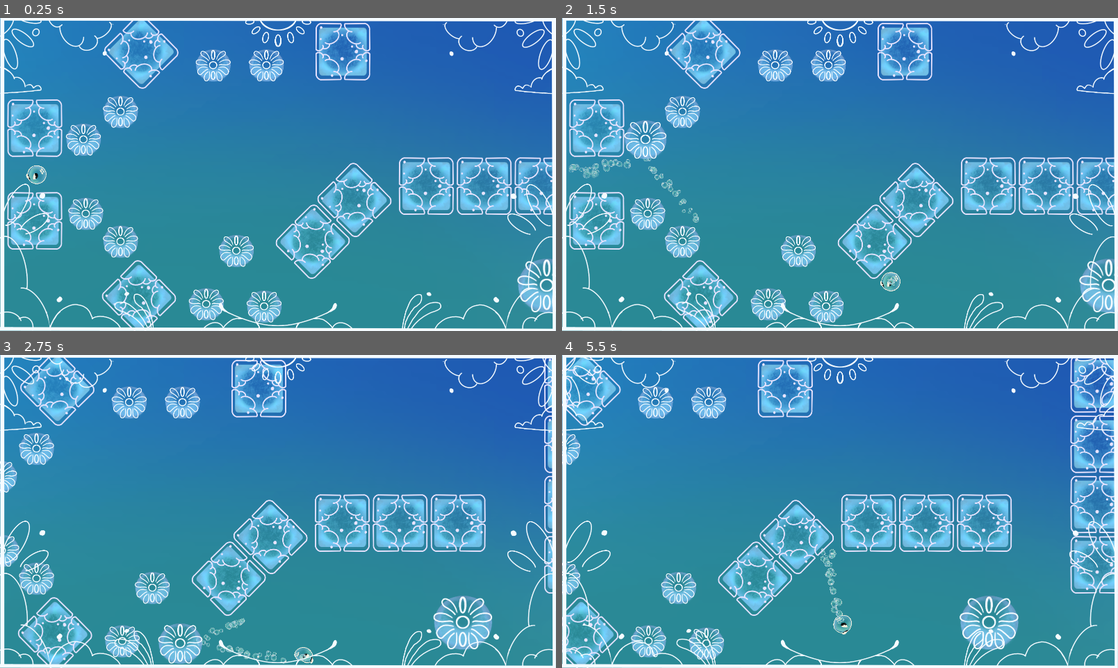
Above: before the commit, frames 1-4 (two rows, left to right).
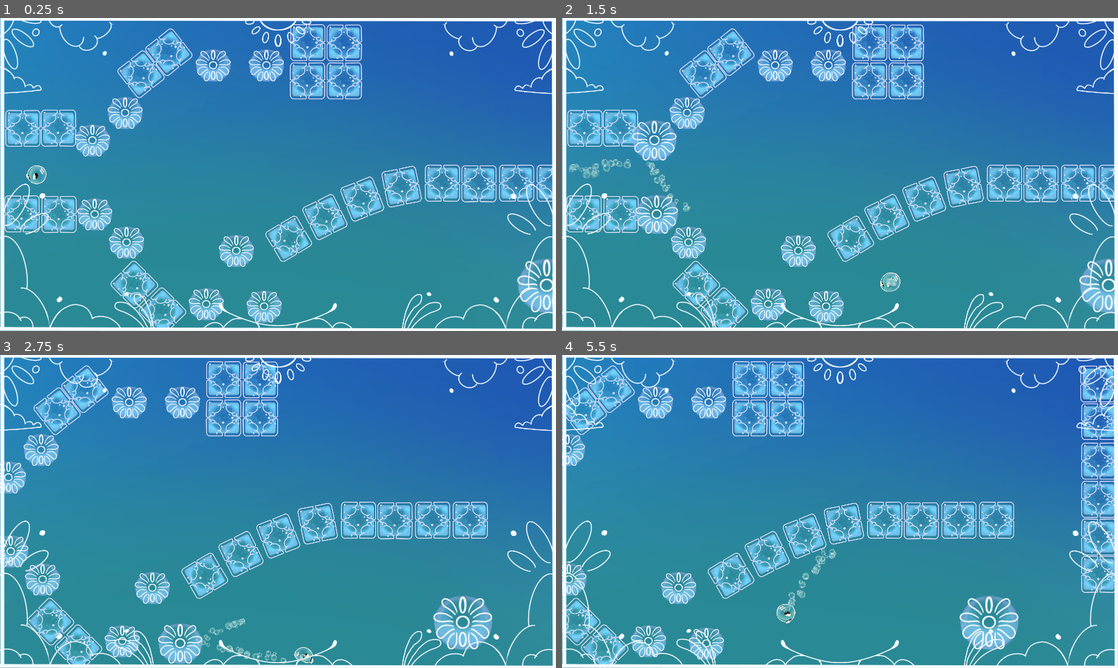
Above: after the commit, the same moments.

Repository: davifarhi/GGJ25-CrashSim-Untitled
Game: Godot game, scene res://scenes/levels/Level2.tscn
Same seed, same stepped clock (60 frames per second), same inputs: the game is played once before the commit and once after it. This scene is started directly instead of the project's main scene.
Inputs (mouse positions are in pixels of both pictures, inside the frame that each line leads up to):
- Up to frame 1 (0.25 s): no input
- Up to frame 2 (1.5 s): tap Enter at 0.5 s; move the mouse to (962, 158) at 0.52 s; click (962, 158) at 0.6 s; move the mouse to (728, 190) at 1.27 s; tap Delete at 1.35 s
- Up to frame 3 (2.75 s): move the mouse to (333, 442) at 2.02 s; click (333, 442) at 2.1 s
- Up to frame 4 (5.5 s): move the mouse to (812, 574) at 2.77 s; tap Delete at 2.85, 4.35 s; move the mouse to (1006, 558) at 3.52 s; click (1006, 558) at 3.6 s; move the mouse to (673, 464) at 4.27 s; tap Space at 5 s; move the mouse to (867, 511) at 5.02 s; click (867, 511) at 5.1 s

The runs differ from the first frame. In frame 1, 17% of the frame differs, in the area x 0-100%, y 0-100%; in frame 2, 17%; in frame 3, 14%; in frame 4, 17%.

Commit message:
Change size of block1 to align with art

Diff:
--- a/ggj-crashsim-untilted/scenes/levels/Level2.tscn
+++ b/ggj-crashsim-untilted/scenes/levels/Level2.tscn
@@ -20,10 +20,17 @@
 [node name="obstacke" type="Node2D" parent="."]
 
 [node name="Block" parent="obstacke" instance=ExtResource("4_pjvsw")]
-position = Vector2(-840, -160)
+position = Vector2(-881, -159)
+
+[node name="Block18" parent="obstacke" instance=ExtResource("4_pjvsw")]
+position = Vector2(-758, -160)
 
 [node name="Block2" parent="obstacke" instance=ExtResource("4_pjvsw")]
-position = Vector2(-480, 424)
+position = Vector2(-496, 380)
+rotation = -0.785398
+
+[node name="Block20" parent="obstacke" instance=ExtResource("4_pjvsw")]
+position = Vector2(-399, 472)
 rotation = -0.785398
 
 [node name="RoundBumper" parent="obstacke" instance=ExtResource("5_nvuq0")]
@@ -42,132 +49,192 @@
 position = Vector2(-40, -376)
 
 [node name="Block3" parent="obstacke" instance=ExtResource("4_pjvsw")]
-position = Vector2(-840, 160)
+position = Vector2(-884, 136)
+
+[node name="Block17" parent="obstacke" instance=ExtResource("4_pjvsw")]
+position = Vector2(-756, 138)
 
 [node name="RoundBumper6" parent="obstacke" instance=ExtResource("5_nvuq0")]
-position = Vector2(-664, 136)
+position = Vector2(-633, 138)
 
 [node name="RoundBumper7" parent="obstacke" instance=ExtResource("5_nvuq0")]
-position = Vector2(-544, 232)
+position = Vector2(-523, 235)
 
 [node name="RoundBumper8" parent="obstacke" instance=ExtResource("5_nvuq0")]
-position = Vector2(-672, -120)
+position = Vector2(-641, -117)
 
 [node name="RoundBumper9" parent="obstacke" instance=ExtResource("5_nvuq0")]
-position = Vector2(-544, -216)
-
-[node name="Block4" parent="obstacke" instance=ExtResource("4_pjvsw")]
-position = Vector2(120, 232)
-rotation = 0.785398
+position = Vector2(-528, -212)
+
+[node name="Block21" parent="obstacke" instance=ExtResource("4_pjvsw")]
+position = Vector2(37, 222)
+rotation = 1.03299
 
 [node name="Block5" parent="obstacke" instance=ExtResource("4_pjvsw")]
-position = Vector2(264, 88)
-rotation = -0.785398
+position = Vector2(162, 147)
+rotation = -0.459445
+
+[node name="Block22" parent="obstacke" instance=ExtResource("4_pjvsw")]
+position = Vector2(291, 85)
+rotation = -0.378036
 
 [node name="Block6" parent="obstacke" instance=ExtResource("4_pjvsw")]
-position = Vector2(512, 40)
+position = Vector2(427, 42)
+rotation = -0.199609
 
 [node name="Block7" parent="obstacke" instance=ExtResource("4_pjvsw")]
-position = Vector2(712, 40)
+position = Vector2(568, 30)
 
 [node name="Block9" parent="obstacke" instance=ExtResource("4_pjvsw")]
-position = Vector2(-472, -424)
-rotation = -0.785398
+position = Vector2(-473, -346)
+rotation = -0.667479
+
+[node name="Block19" parent="obstacke" instance=ExtResource("4_pjvsw")]
+position = Vector2(-377, -422)
+rotation = -0.667479
 
 [node name="Block10" parent="obstacke" instance=ExtResource("4_pjvsw")]
-position = Vector2(224, -424)
+position = Vector2(103, -455)
+
+[node name="Block25" parent="obstacke" instance=ExtResource("4_pjvsw")]
+position = Vector2(229, -454)
+
+[node name="Block26" parent="obstacke" instance=ExtResource("4_pjvsw")]
+position = Vector2(229, -323)
+
+[node name="Block27" parent="obstacke" instance=ExtResource("4_pjvsw")]
+position = Vector2(102, -323)
 
 [node name="Block11" parent="obstacke" instance=ExtResource("4_pjvsw")]
-position = Vector2(1304, -24)
+position = Vector2(1307, -174)
+
+[node name="Block29" parent="obstacke" instance=ExtResource("4_pjvsw")]
+position = Vector2(1307, -42)
 
 [node name="Block12" parent="obstacke" instance=ExtResource("4_pjvsw")]
-position = Vector2(1304, -232)
+position = Vector2(1307, -310)
 
 [node name="Block13" parent="obstacke" instance=ExtResource("4_pjvsw")]
 position = Vector2(1304, -440)
 
 [node name="Block14" parent="obstacke" instance=ExtResource("4_pjvsw")]
-position = Vector2(1512, -232)
+position = Vector2(1428, -42)
+
+[node name="Block28" parent="obstacke" instance=ExtResource("4_pjvsw")]
+position = Vector2(1554, -42)
+
+[node name="Block34" parent="obstacke" instance=ExtResource("4_pjvsw")]
+position = Vector2(1681, -42)
+
+[node name="Block35" parent="obstacke" instance=ExtResource("4_pjvsw")]
+position = Vector2(1681, -172)
+
+[node name="Block36" parent="obstacke" instance=ExtResource("4_pjvsw")]
+position = Vector2(1683, -304)
+
+[node name="Block37" parent="obstacke" instance=ExtResource("4_pjvsw")]
+position = Vector2(1683, -434)
 
 [node name="Block15" parent="obstacke" instance=ExtResource("4_pjvsw")]
-position = Vector2(1304, 184)
+position = Vector2(1307, 88)
+
+[node name="Block30" parent="obstacke" instance=ExtResource("4_pjvsw")]
+position = Vector2(1307, 217)
 
 [node name="RoundBumper10" parent="obstacke" instance=ExtResource("5_nvuq0")]
 position = Vector2(928, 384)
 scale = Vector2(1.68, 1.68)
 
 [node name="Block16" parent="obstacke" instance=ExtResource("4_pjvsw")]
-position = Vector2(1760, 376)
+position = Vector2(1862, 376)
+scale = Vector2(1, 0.984358)
+
+[node name="Block31" parent="obstacke" instance=ExtResource("4_pjvsw")]
+position = Vector2(1739, 376)
+scale = Vector2(1, 0.984358)
+
+[node name="Block32" parent="obstacke" instance=ExtResource("4_pjvsw")]
+position = Vector2(1739, 504)
+scale = Vector2(1, 0.984358)
+
+[node name="Block33" parent="obstacke" instance=ExtResource("4_pjvsw")]
+position = Vector2(1862, 504)
 scale = Vector2(1, 0.984358)
 
 [node name="RoundBumper11" parent="obstacke" instance=ExtResource("5_nvuq0")]
 position = Vector2(1888, 216)
 
 [node name="MovingWall_2x2" parent="obstacke" instance=ExtResource("6_i7gcl")]
-position = Vector2(2344, -408)
+position = Vector2(2125, -400)
 scale = Vector2(1.40825, 1.40825)
 displacement = Vector2(0, 800)
 displacementTime = 0.5
 
 [node name="Block8" parent="obstacke" instance=ExtResource("4_pjvsw")]
-position = Vector2(912, 40)
+position = Vector2(694, 32)
+
+[node name="Block23" parent="obstacke" instance=ExtResource("4_pjvsw")]
+position = Vector2(824, 30)
+
+[node name="Block24" parent="obstacke" instance=ExtResource("4_pjvsw")]
+position = Vector2(954, 30)
 
 [node name="RoundBumper12" parent="obstacke" instance=ExtResource("5_nvuq0")]
-position = Vector2(2752, -552)
+position = Vector2(2533, -544)
 
 [node name="RoundBumper13" parent="obstacke" instance=ExtResource("5_nvuq0")]
-position = Vector2(2824, -456)
+position = Vector2(2605, -448)
 
 [node name="RoundBumper14" parent="obstacke" instance=ExtResource("5_nvuq0")]
-position = Vector2(2888, -368)
+position = Vector2(2669, -360)
 
 [node name="RoundBumper15" parent="obstacke" instance=ExtResource("5_nvuq0")]
-position = Vector2(2960, -272)
+position = Vector2(2741, -264)
 
 [node name="RoundBumper16" parent="obstacke" instance=ExtResource("5_nvuq0")]
-position = Vector2(2936, 488)
+position = Vector2(2717, 496)
 
 [node name="RoundBumper17" parent="obstacke" instance=ExtResource("5_nvuq0")]
-position = Vector2(2992, 392)
+position = Vector2(2773, 400)
 
 [node name="RoundBumper18" parent="obstacke" instance=ExtResource("5_nvuq0")]
-position = Vector2(3080, 304)
+position = Vector2(2861, 312)
 
 [node name="RoundBumper19" parent="obstacke" instance=ExtResource("5_nvuq0")]
-position = Vector2(3184, 240)
+position = Vector2(2965, 248)
 
 [node name="RoundBumper20" parent="obstacke" instance=ExtResource("5_nvuq0")]
-position = Vector2(3320, 264)
+position = Vector2(3101, 272)
 
 [node name="RoundBumper21" parent="obstacke" instance=ExtResource("5_nvuq0")]
-position = Vector2(3432, 320)
+position = Vector2(3213, 328)
 
 [node name="RoundBumper22" parent="obstacke" instance=ExtResource("5_nvuq0")]
-position = Vector2(3536, 384)
+position = Vector2(3317, 392)
 
 [node name="RoundBumper23" parent="obstacke" instance=ExtResource("5_nvuq0")]
-position = Vector2(3632, 312)
+position = Vector2(3413, 320)
 
 [node name="RoundBumper24" parent="obstacke" instance=ExtResource("5_nvuq0")]
-position = Vector2(3048, -192)
+position = Vector2(2829, -184)
 
 [node name="RoundBumper25" parent="obstacke" instance=ExtResource("5_nvuq0")]
-position = Vector2(3112, -120)
+position = Vector2(2893, -112)
 
 [node name="RoundBumper26" parent="obstacke" instance=ExtResource("5_nvuq0")]
-position = Vector2(3216, -64)
+position = Vector2(2997, -56)
 
 [node name="RoundBumper27" parent="obstacke" instance=ExtResource("5_nvuq0")]
-position = Vector2(3312, -8)
+position = Vector2(3093, 0)
 
 [node name="RoundBumper28" parent="obstacke" instance=ExtResource("5_nvuq0")]
-position = Vector2(3424, 40)
+position = Vector2(3205, 48)
 
 [node name="RoundBumper29" parent="obstacke" instance=ExtResource("5_nvuq0")]
-position = Vector2(3544, 104)
+position = Vector2(3325, 112)
 
 [node name="RoundBumper30" parent="obstacke" instance=ExtResource("5_nvuq0")]
-position = Vector2(3600, 192)
+position = Vector2(3381, 200)
 
 [node name="Spikes4" parent="obstacke" instance=ExtResource("7_jtqhh")]
-position = Vector2(3496, 224)
+position = Vector2(3277, 232)
--- a/ggj-crashsim-untilted/scenes/obstacles/block1.tscn
+++ b/ggj-crashsim-untilted/scenes/obstacles/block1.tscn
@@ -4,7 +4,7 @@
 [ext_resource type="Texture2D" uid="uid://be2dhfbxe65hk" path="res://assets/Asset2D/Cube01.png" id="2_64smd"]
 
 [sub_resource type="RectangleShape2D" id="RectangleShape2D_6dpma"]
-size = Vector2(200, 200)
+size = Vector2(122, 129)
 
 [node name="Block" type="RigidBody2D"]
 physics_material_override = ExtResource("1_6xao7")
@@ -13,7 +13,9 @@
 continuous_cd = 1
 
 [node name="Sprite2D" type="Sprite2D" parent="."]
+scale = Vector2(0.64, 0.64)
 texture = ExtResource("2_64smd")
 
 [node name="CollisionShape2D" type="CollisionShape2D" parent="."]
+position = Vector2(-1, -0.5)
 shape = SubResource("RectangleShape2D_6dpma")
Not shown: 1 places in ggj-crashsim-untilted/scenes/levels/Level2.tscn that only renumber resources
